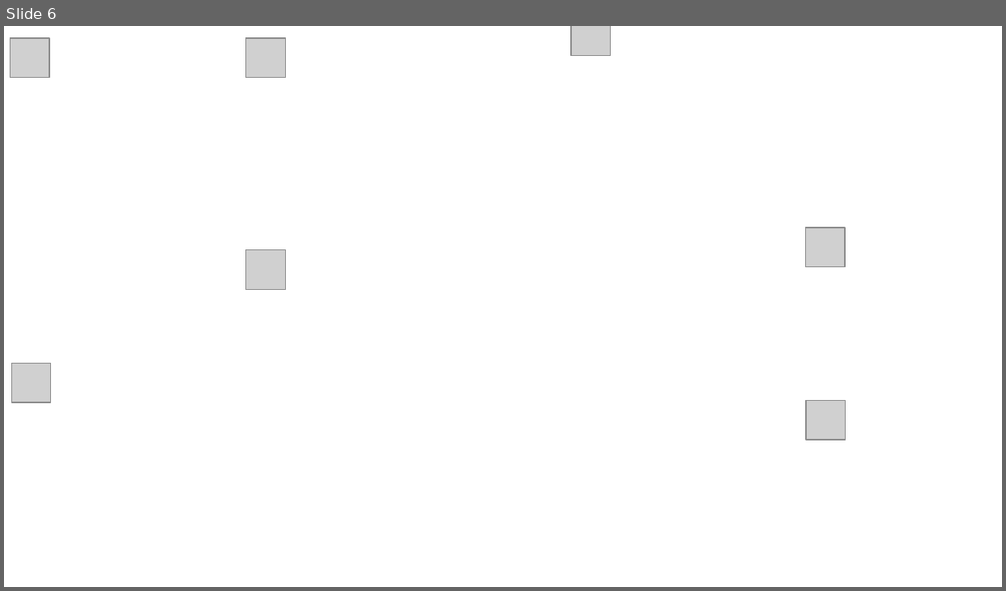
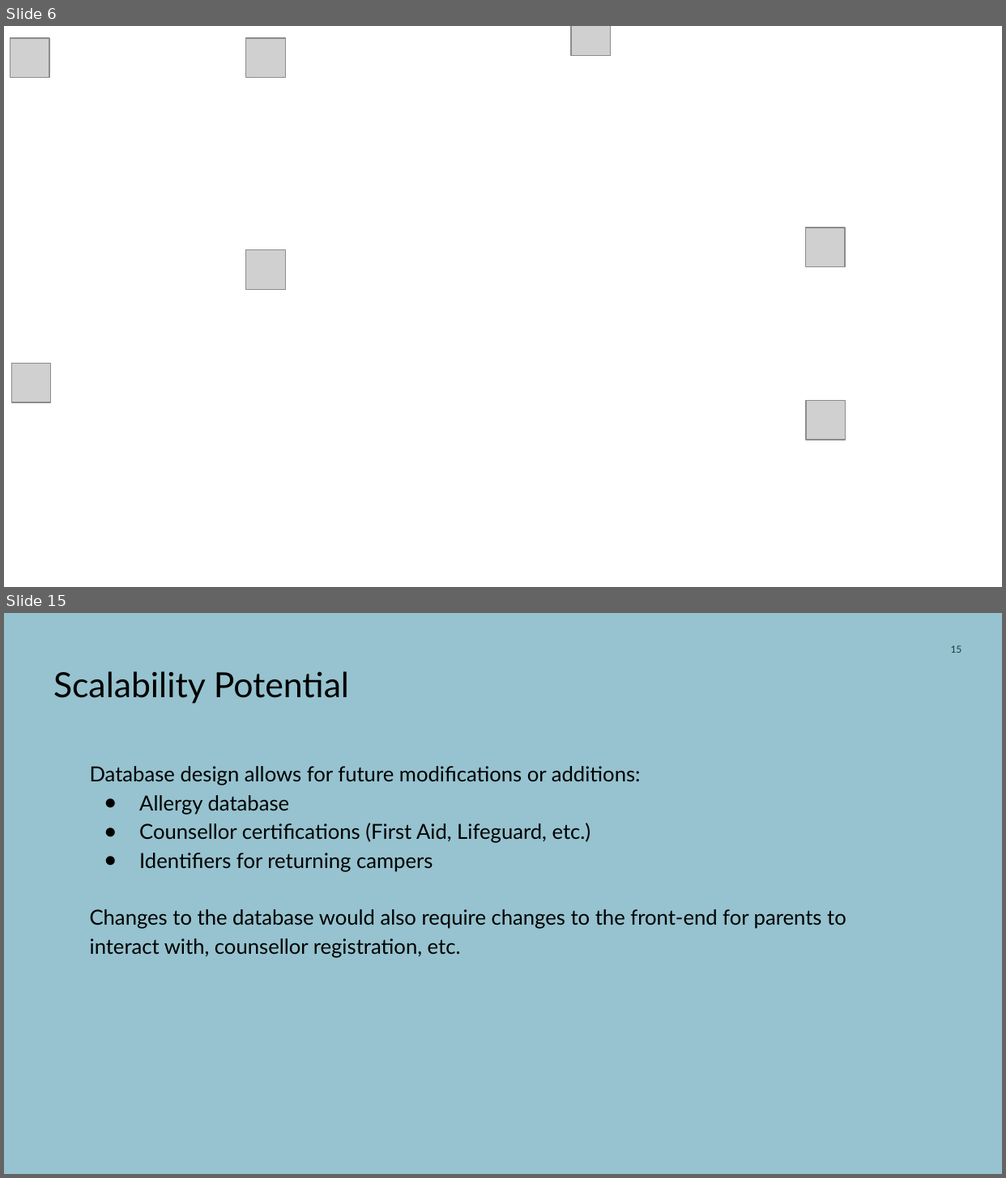
Before and after one commit to zhrangui/torontomu, a slide deck: Final Presentation.pptx. Shown one above the other, each under a label of ours: slide 6 before the commit, slides 6 and 15 after it; the slides between them are not shown. The pictures are 1006x591 and 1006x1178 pixels, drawn with LibreOffice and Linux fonts; fonts in the diff are those of the drawing; grey boxes stand for pictures; background and template pictures are left out. Boxes give left, top, right and bottom in pixels: in the first picture for what was removed or moved away, otherwise in the second. Text is boxed around its words. In the diff, an @@ line names an element or a change of style, - is before the commit and + after.

```diff
--- a/Final Presentation.pptx
+++ b/Final Presentation.pptx
@@ slide 15 added at <box>4,613,1002,1174</box>, background #96C3CF @@
@@ page number added at <box>951,645,962,653</box>, 7 pt, text #183C40 @@
+15
@@ title added at <box>53,671,349,704</box>, 25 pt, text #000000 @@
+Scalability Potential
@@ title added at <box>90,766,846,958</box>, 15 pt, text #000000 @@
+Database design allows for future modifications or additions:
+● Allergy database
+● Counsellor certifications (First Aid, Lifeguard, etc.)
+● Identifiers for returning campers
+Changes to the database would also require changes to the front-end for parents to interact with, counsellor registration, etc.
```
Also in this commit, not shown: 17 slides changed, 2 other slides added, 5 other files.
